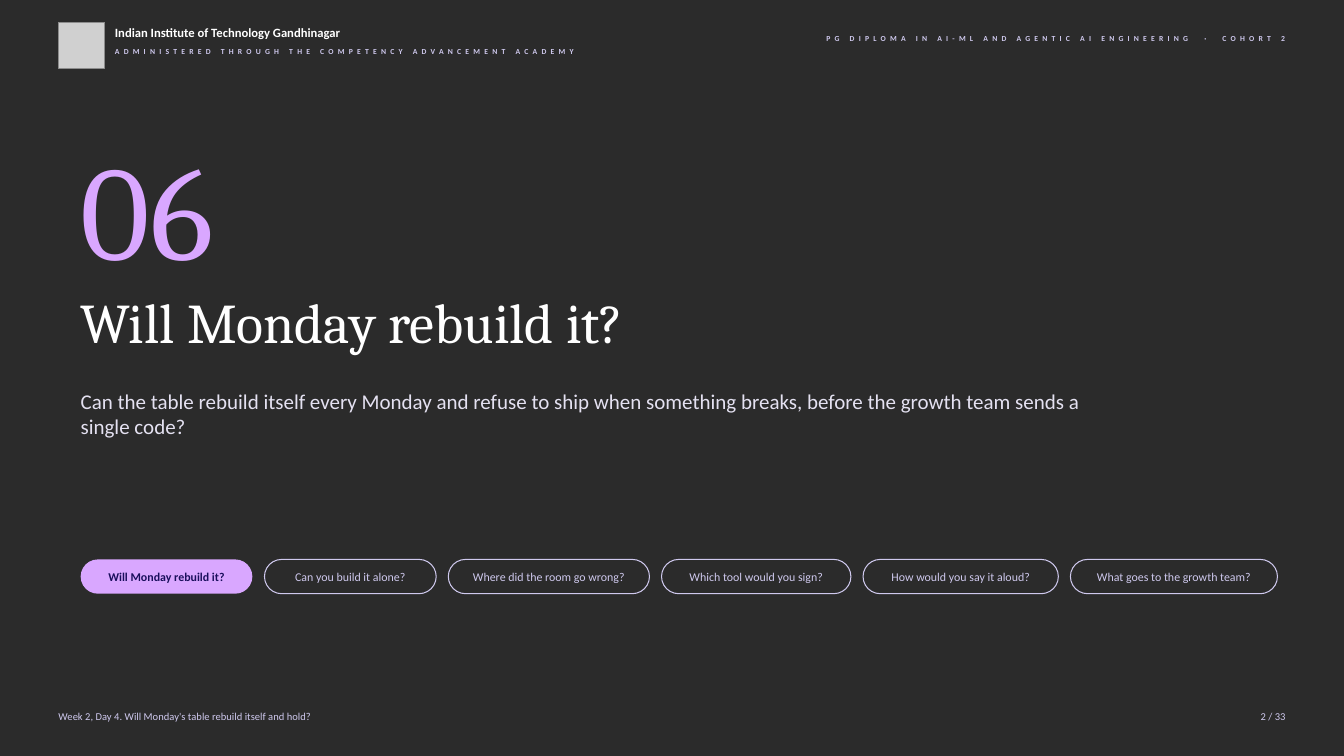
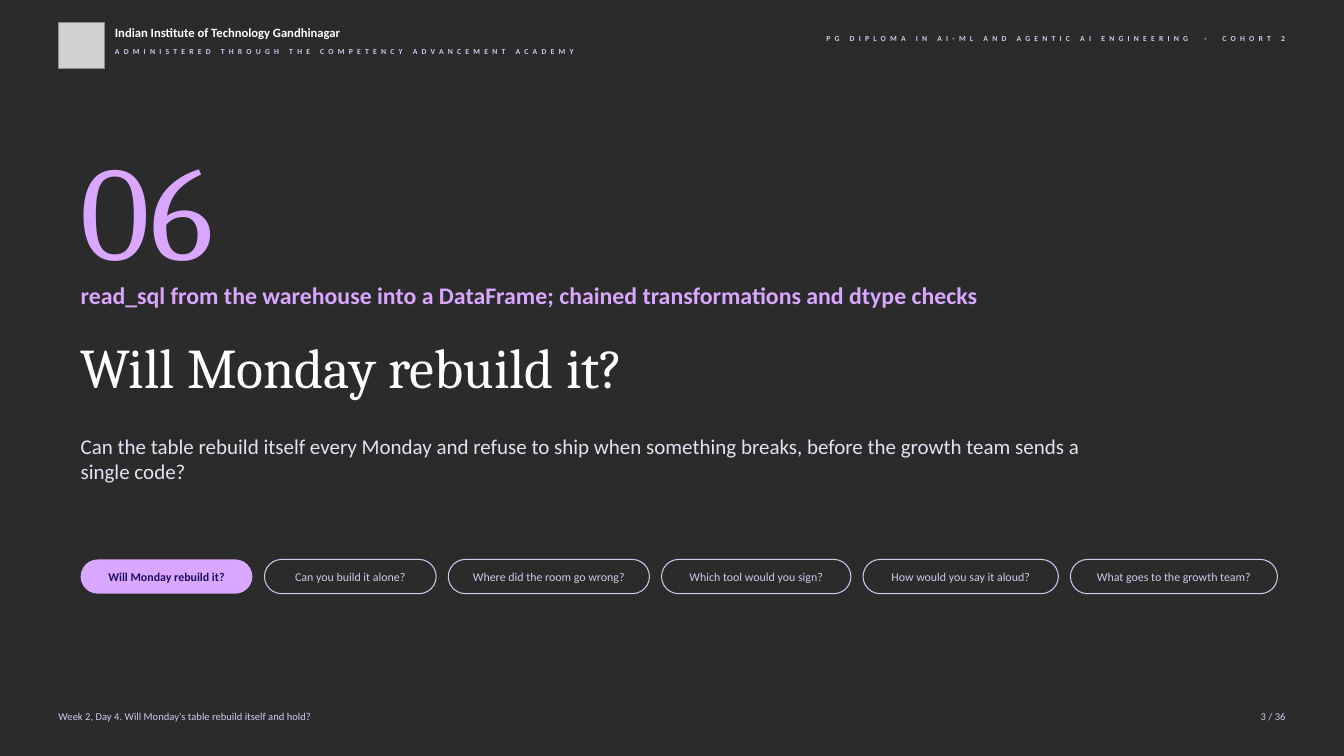
Before and after one commit to fde-academy-lab/c2-content-factory, a slide deck: slide 3 of content/W02/D4/slides/C2_W02_D04_half2_STUDENT.pptx (slide 2 before the commit). Drawn at 1344x756 pixels with LibreOffice and Linux fonts; fonts in the diff are those of the drawing; grey boxes stand for pictures; background and template pictures are left out; a plain dark background stands for a picture behind light text. Boxes give left, top, right and bottom in pixels: in the first picture for what was removed or moved away, otherwise in the second. Text is boxed around its words. In the diff, an @@ line names an element or a change of style, - is before the commit and + after.

```diff
--- a/content/W02/D4/slides/C2_W02_D04_half2_STUDENT.pptx
+++ b/content/W02/D4/slides/C2_W02_D04_half2_STUDENT.pptx
@@ text added at (x1=81, y1=287, x2=977, y2=308), 17 pt, text #D9A7FF, bold @@
+read_sql from the warehouse into a DataFrame; chained transformations and dtype checks
@@ text "Will Monday rebuild it?" moved from (x1=81, y1=304, x2=623, y2=355) to (x1=81, y1=349, x2=623, y2=400) @@
@@ text "Can the table rebuild itself ..." moved from (x1=81, y1=394, x2=1079, y2=438) to (x1=81, y1=439, x2=1079, y2=483) @@
@@ text at (x1=1261, y1=713, x2=1286, y2=720): text changed @@
-2 / 33
+3 / 36
```
Also in this commit, not shown: 32 other slides changed, 3 slides added, 3 other files.
